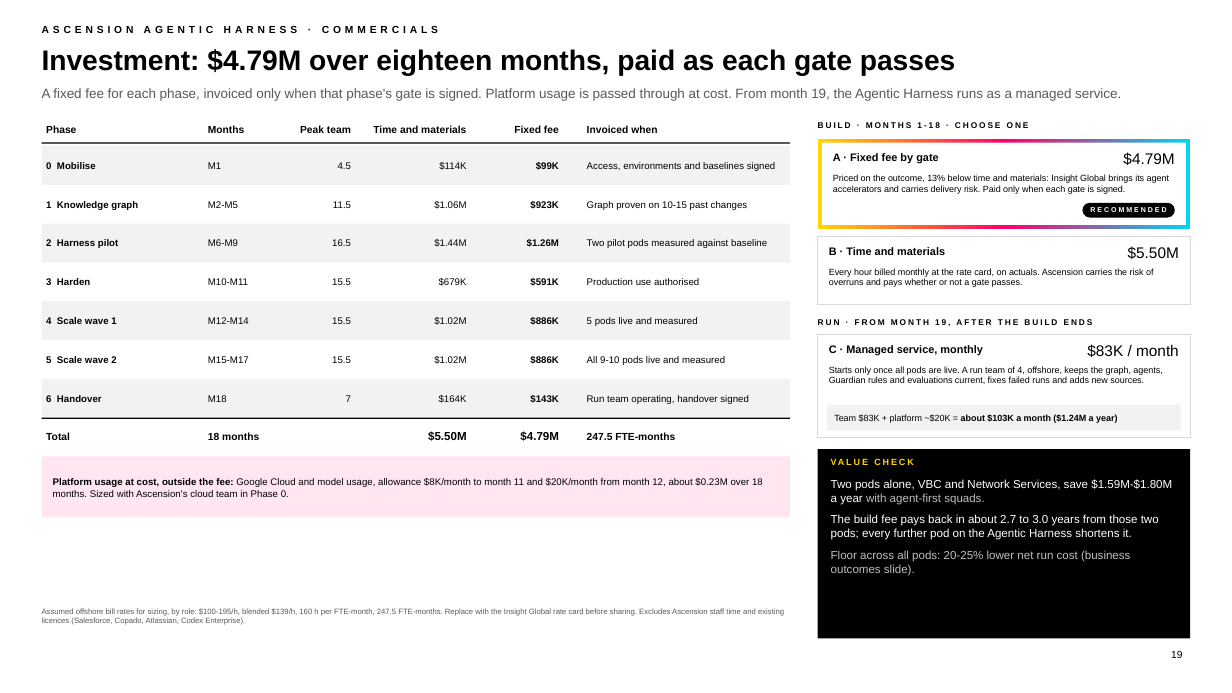
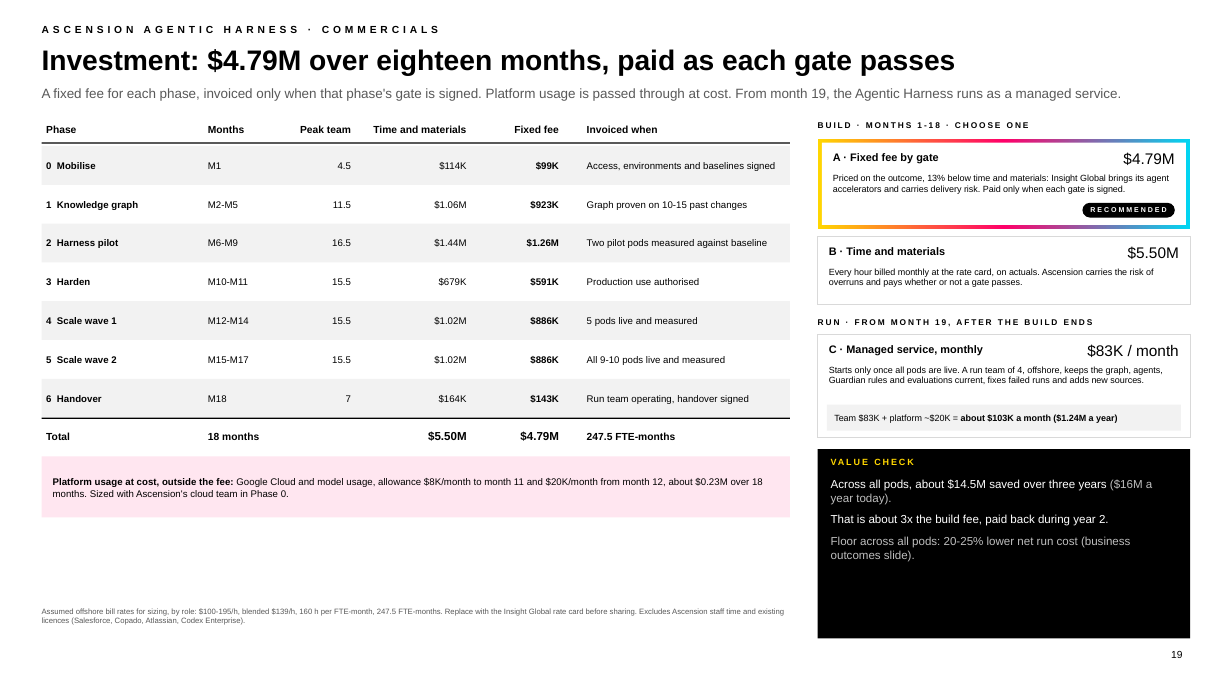
Before and after one commit to chintasurya/Design, a slide deck: slide 19 of poc/Ascension Agentic Harness.pptx. Drawn at 1232x693 pixels with LibreOffice and Linux fonts; fonts in the diff are those of the drawing; background and template pictures are left out. Boxes give left, top, right and bottom in pixels: in the first picture for what was removed or moved away, otherwise in the second. Text is boxed around its words. In the diff, an @@ line names an element or a change of style, - is before the commit and + after.

```diff
--- a/poc/Ascension Agentic Harness.pptx
+++ b/poc/Ascension Agentic Harness.pptx
@@ text at (x1=831, y1=479, x2=1152, y2=526): text changed @@
-Two pods alone, VBC and Network Services, save $1.59M-$1.80M a year with agent-first squads.
-The build fee pays back in about 2.7 to 3.0 years from those two pods; every further pod on the Agentic Harness shortens it.
+Across all pods, about $14.5M saved over three years ($16M a year today).
+That is about 3x the build fee, paid back during year 2.
```
Also in this commit, not shown: 1 other slide changed, 3 other files.
